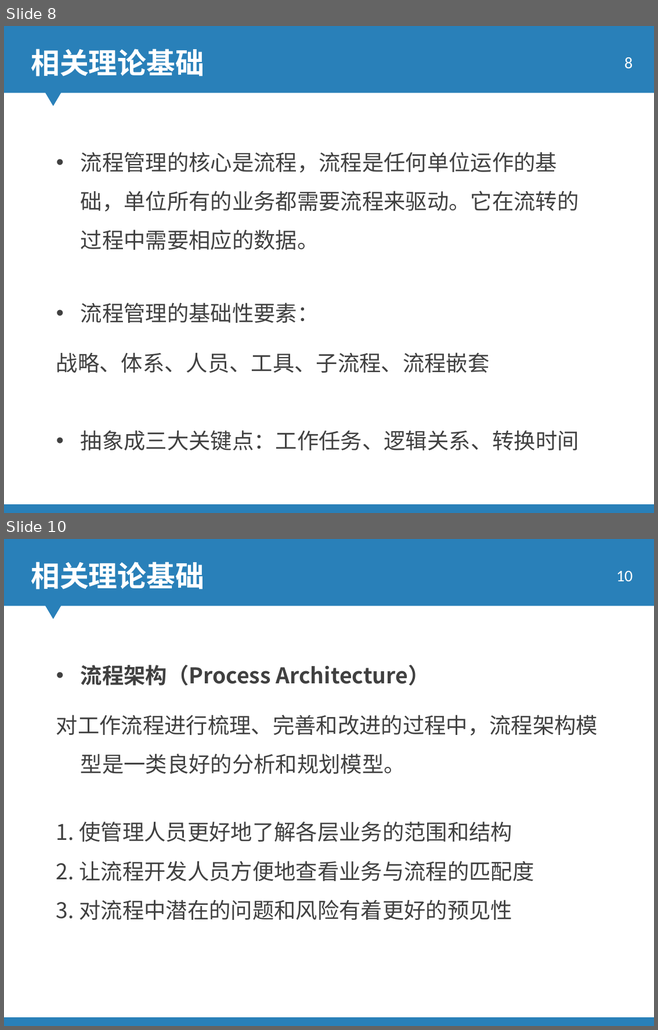
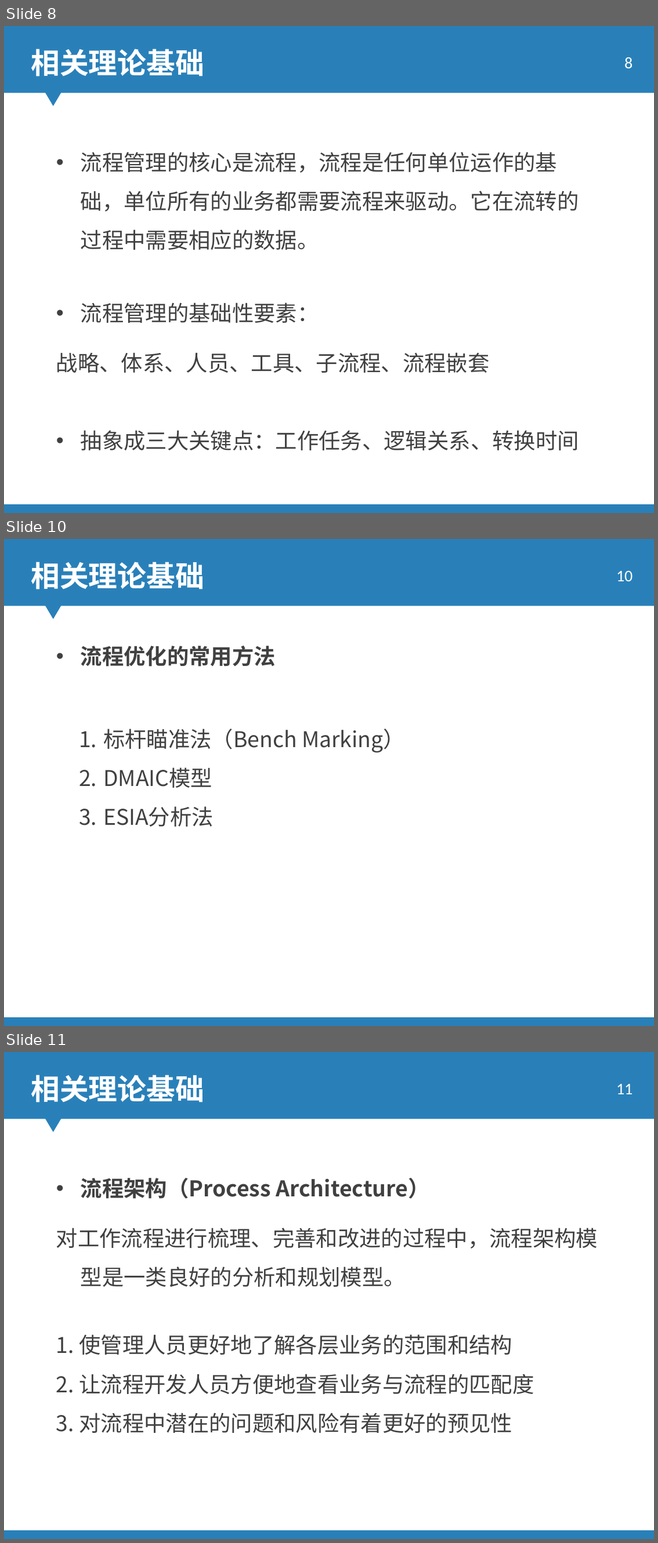
Before and after one commit to ky4910/KimThesis, a slide deck: 答辩_0610_JY.ppt. Shown one above the other, each under a label of ours: slides 8 and 10 before the commit, slides 8, 10 and 11 after it; the slides between them are not shown. The pictures are 658x1030 and 658x1543 pixels, drawn with LibreOffice and Linux fonts; fonts in the diff are those of the drawing; background and template pictures are left out. Boxes give left, top, right and bottom in pixels: in the first picture for what was removed or moved away, otherwise in the second. Text is boxed around its words. In the diff, an @@ line names an element or a change of style, - is before the commit and + after.

```diff
--- a/答辩_0610_JY.ppt
+++ b/答辩_0610_JY.ppt
@@ slide 10 added at bbox=[4, 539, 654, 1026], background picture (left out); not listed: 2 template elements that a slide beside it also shows @@
@@ text added at bbox=[31, 562, 204, 589], 32 pt, text #FFFFFF, bold @@
+相关理论基础
@@ page number added at bbox=[616, 571, 632, 581], 18 pt, text #FFFFFF @@
+10
@@ text added at bbox=[81, 646, 275, 667], 24 pt, text #404040, bold @@
+• 流程优化的常用方法
@@ text added at bbox=[103, 729, 405, 827], 24 pt, text #404040 @@
+1. 标杆瞄准法（Bench Marking）
+2. DMAIC模型
+3. ESIA分析法
@@ what was slide 10 is now slide 11 @@
@@ page number at bbox=[616, 1084, 632, 1094]: text changed @@
-10
+11
```
Also in this commit, not shown: 1 slide changed, 1 other file.
